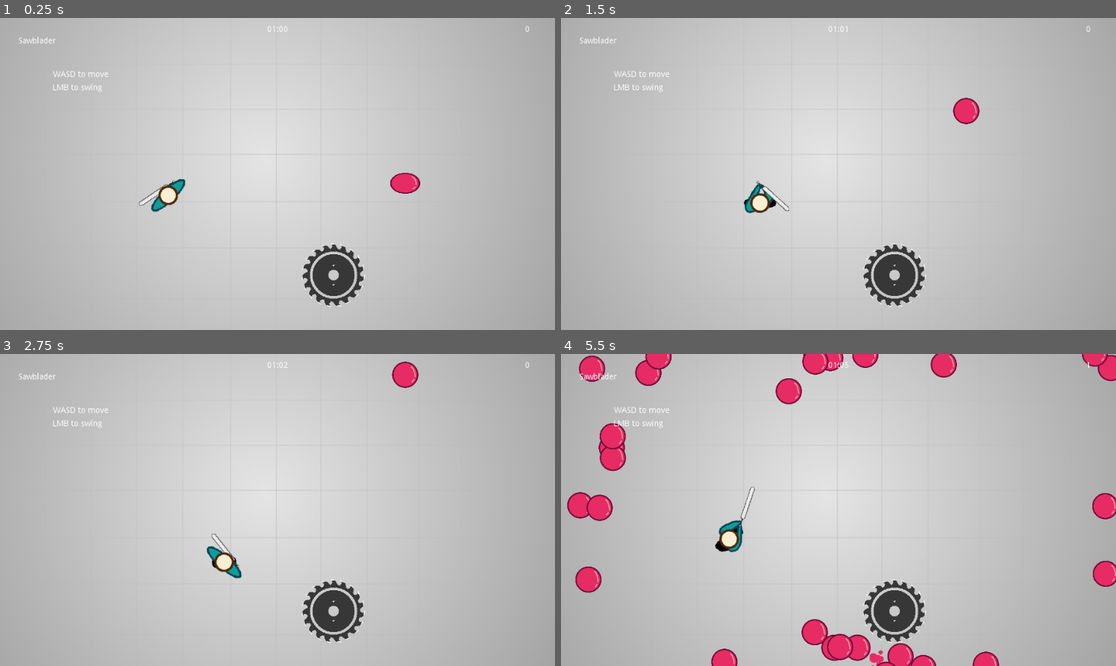
Above: before the commit, frames 1-4 (two rows, left to right).
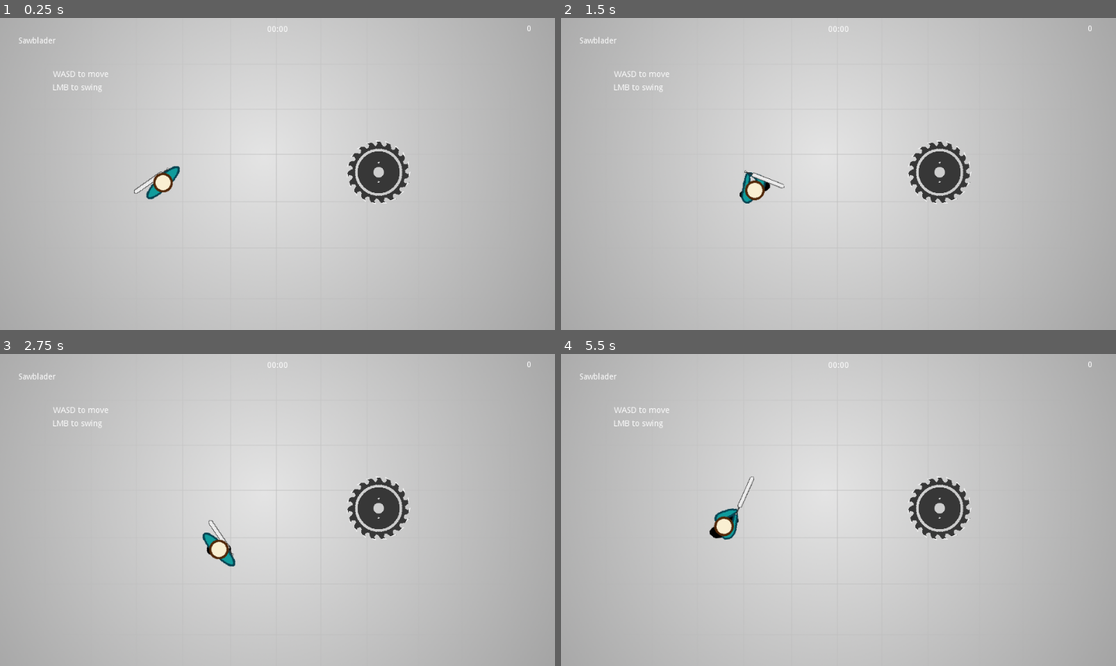
Above: after the commit, the same moments.

Repository: Zircon332/Sawblader
Game: Godot game, scene res://scenes/main.tscn
Same seed, same stepped clock (60 frames per second), same inputs: the game is played once before the commit and once after it.
Inputs (mouse positions are in pixels of both pictures, inside the frame that each line leads up to):
- Up to frame 1 (0.25 s): no input
- Up to frame 2 (1.5 s): move the mouse to (960, 158) at 0.52 s; hold D (move_right) 0.53-1.28 s; click (960, 158) at 0.6 s; move the mouse to (727, 189) at 1.27 s; hold S (move_down) from 1.28 s (still down); click (727, 189) at 1.35 s
- Up to frame 3 (2.75 s): move the mouse to (333, 441) at 2.02 s; release S (move_down) at 2.03 s; hold D (move_right) from 2.03 s (still down); click (333, 441) at 2.1 s
- Up to frame 4 (5.5 s): move the mouse to (810, 572) at 2.77 s; release D (move_right) at 2.78 s; hold W (move_up) 2.78-3.53 s; click (810, 572) at 2.85 s; move the mouse to (1005, 556) at 3.52 s; hold A (move_left) 3.53-5.03 s; click (1005, 556) at 3.6 s; move the mouse to (672, 463) at 4.27 s; click (672, 463) at 4.35 s; move the mouse to (866, 510) at 5.02 s; hold S (move_down) from 5.03 s (still down); click (866, 510) at 5.1 s

The runs differ from the first frame. In frame 1, 3.6% of the frame differs, in the area x 24-96%, y 2-93%; in frame 2, 3.7%; in frame 3, 3.6%; in frame 4, 9.9%, in the area x 1-100%, y 0-100%.

Commit message:
add start by hitting saw, hide start UI

Diff:
--- a/entities/player/player.gd
+++ b/entities/player/player.gd
@@ -17,6 +17,7 @@
 var _state = State.NORMAL
 var _strength = 0
 
+onready var world = get_viewport().get_node("Main")
 onready var _sprite = $AnimatedSprite
 onready var _hitbox = $HitBox
 
--- a/entities/saw/saw.gd
+++ b/entities/saw/saw.gd
@@ -8,6 +8,7 @@
 
 var _kill_streak = 0
 
+onready var world = get_viewport().get_node("Main")
 onready var _sprite = $Sawblade
 
 
@@ -36,6 +37,7 @@
 func hit(strength, angle):
 	velocity = Vector2.UP.rotated(angle) * strength * 10
 	_kill_streak = 0
+	world.start_game()
 
 func kill_enemy():
 	var areas = $Area2D.get_overlapping_areas()
@@ -44,5 +46,4 @@
 			area.die(global_position.direction_to(area.global_position))
 			_kill_streak += 1
 
-			var world = get_viewport().get_node("Main")
 			world.add_score(_kill_streak)
--- a/scenes/main.gd
+++ b/scenes/main.gd
@@ -6,17 +6,15 @@
 onready var spawner = $Spawner
 
 var game_state = GAME_STATES.START
-var time_elapsed = 60
+var time_elapsed = 0
 var score = 0
 
 
-func _ready():
-	start_game()
-
-
 func start_game():
-	game_state = GAME_STATES.PLAY
-	spawner.start_spawn()
+	if game_state != GAME_STATES.PLAY:
+		game_state = GAME_STATES.PLAY
+		spawner.start_spawn()
+		$UI/StartScreen.visible = false
 
 
 func _physics_process(delta):
--- a/scenes/main.tscn
+++ b/scenes/main.tscn
@@ -1,8 +1,7 @@
-[gd_scene load_steps=9 format=2]
+[gd_scene load_steps=8 format=2]
 
 [ext_resource path="res://spawner/spawner.tscn" type="PackedScene" id=1]
 [ext_resource path="res://scenes/main.gd" type="Script" id=2]
-[ext_resource path="res://entities/slime/slime.tscn" type="PackedScene" id=3]
 [ext_resource path="res://entities/player/player.tscn" type="PackedScene" id=4]
 [ext_resource path="res://entities/saw/saw.tscn" type="PackedScene" id=5]
 [ext_resource path="res://entities/wall/wall.tscn" type="PackedScene" id=6]
@@ -71,24 +70,21 @@
 text = "00:00"
 
 [node name="Score" type="Label" parent="UI/HUD"]
-margin_left = 448.0
-margin_top = 13.0
-margin_right = 484.0
-margin_bottom = 27.0
+margin_left = 451.0
+margin_top = 12.0
+margin_right = 487.0
+margin_bottom = 26.0
 text = "0"
 
 [node name="Spawner" parent="." instance=ExtResource( 1 )]
 position = Vector2( 73.1666, 47.4188 )
 scale = Vector2( 0.817454, 0.764396 )
 
-[node name="Slime" parent="." instance=ExtResource( 3 )]
-position = Vector2( 701, 311 )
-
 [node name="Player" parent="." instance=ExtResource( 4 )]
-position = Vector2( 291, 307 )
+position = Vector2( 282, 285 )
 
 [node name="Saw" parent="." instance=ExtResource( 5 )]
-position = Vector2( 577, 445 )
+position = Vector2( 655, 267 )
 
 [node name="Walls" type="Node2D" parent="."]
 
